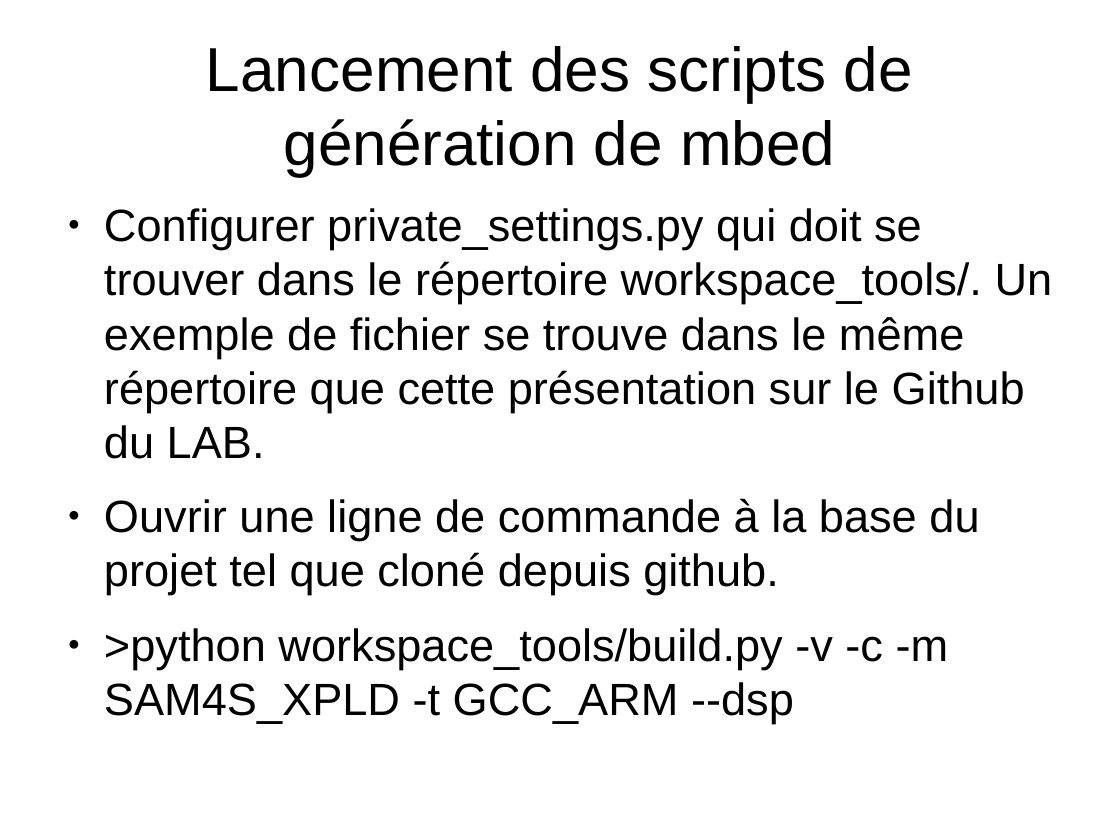
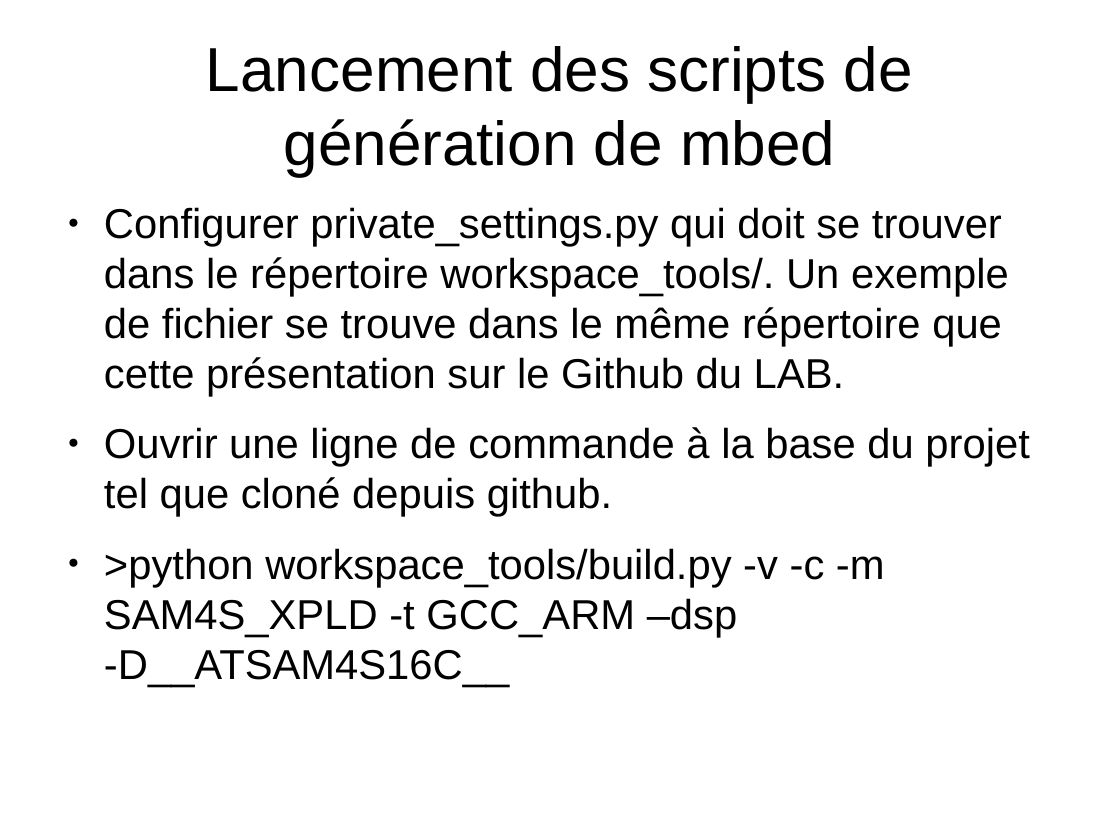
Before and after one commit to LabAixBidouille/EmbeddedTeam, a slide deck: slide 13 of how-to/how-to contribute to mbed.odp. Drawn at 1120x840 pixels with LibreOffice and Linux fonts; fonts in the diff are those of the drawing. Boxes give left, top, right and bottom in pixels: in the first picture for what was removed or moved away, otherwise in the second. Text is boxed around its words. In the diff, an @@ line names an element or a change of style, - is before the commit and + after.

Commit message:
[ET] Updating mbed command line

```diff
--- a/how-to/how-to contribute to mbed.odp
+++ b/how-to/how-to contribute to mbed.odp
@@ text at [104, 207, 1029, 517]: size 32 to 29.6 pt in "Configurer private_settings.py qui doit se trouver dans ...", "Ouvrir une ligne de commande à la ..." @@
@@ text at [104, 548, 885, 688]: text changed; size 32 to 29.6 pt @@
-● >python workspace_tools/build.py -v -c -m SAM4S_XPLD -t GCC_ARM --dsp
+● >python workspace_tools/build.py -v -c -m SAM4S_XPLD -t GCC_ARM –dsp -D__ATSAM4S16C__
```
Also in this commit, not shown: 1 slide added.
